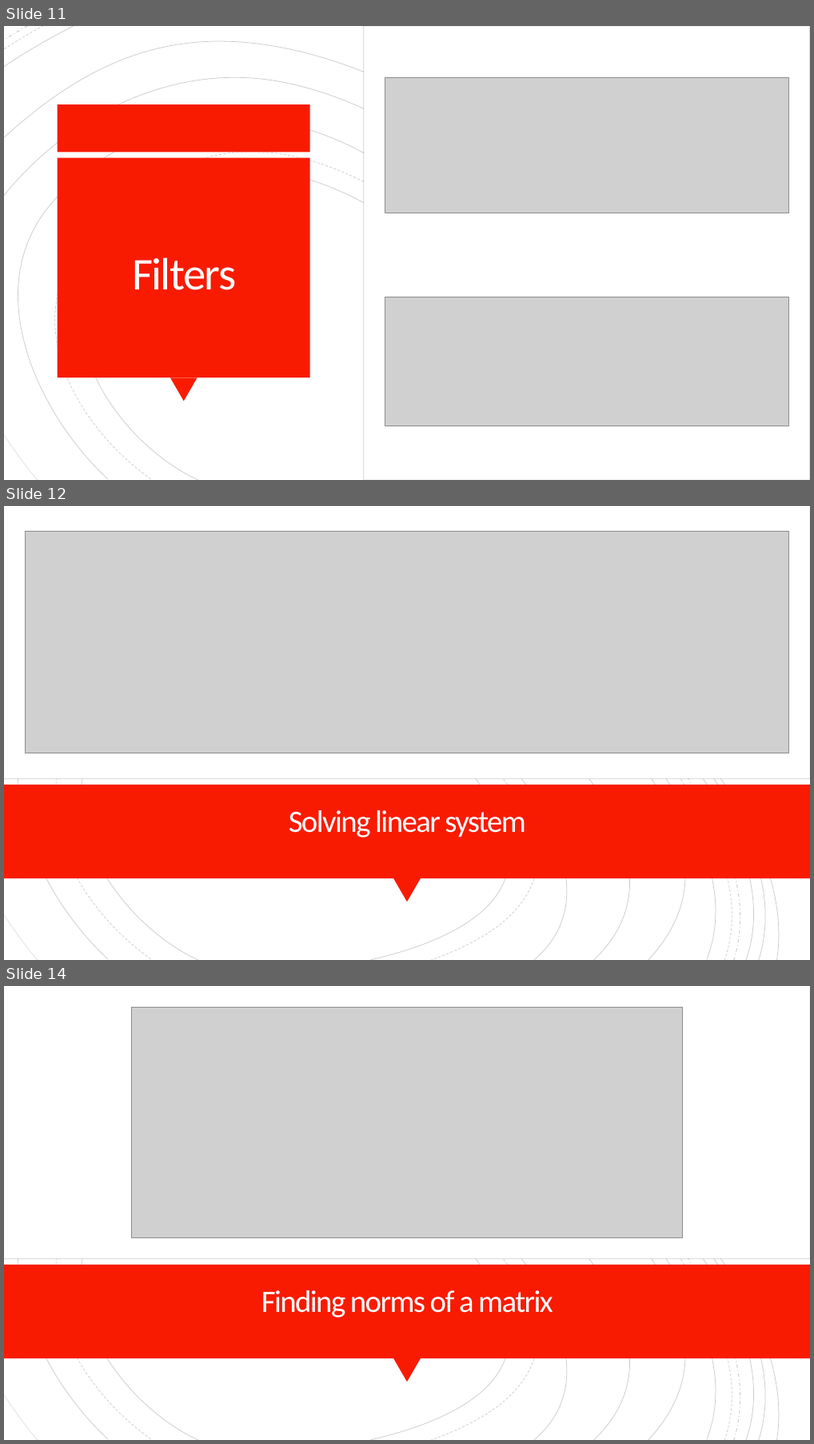
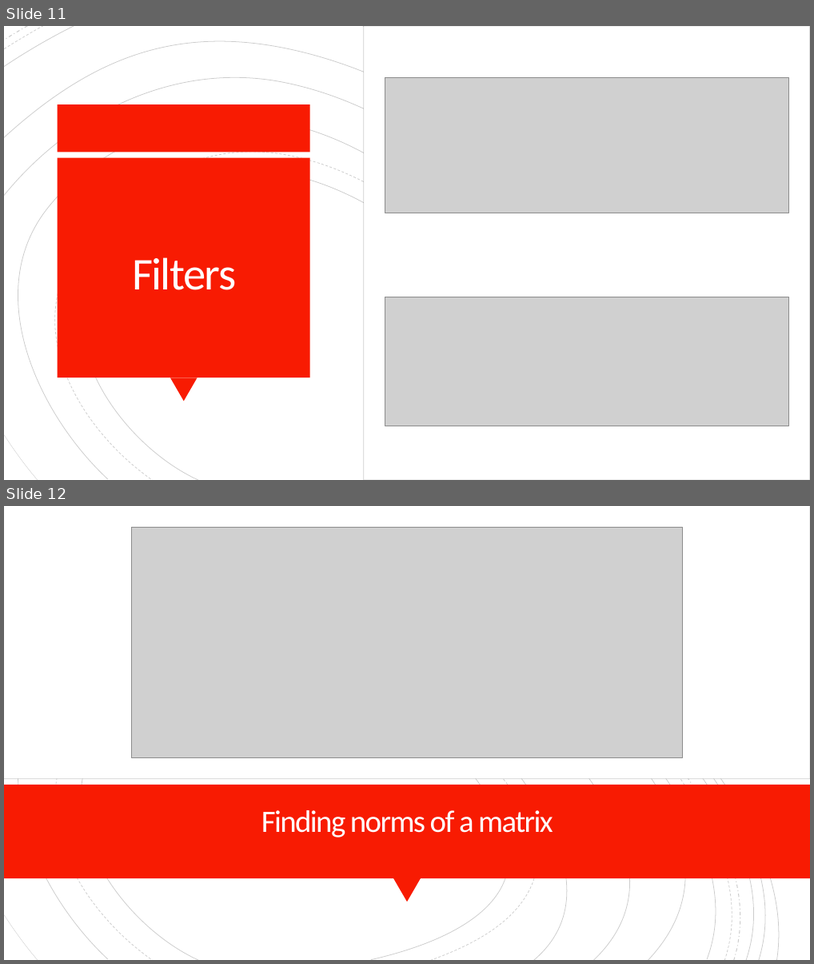
Before and after one commit to YichaoLeoLi/CS550, a slide deck: Winter term/scipy presentation.pptx. Shown one above the other, each under a label of ours: slides 11, 12 and 14 before the commit, slides 11 and 12 after it; the slides between them are not shown. The pictures are 814x1444 and 814x964 pixels, drawn with LibreOffice and Linux fonts; fonts in the diff are those of the drawing; grey boxes stand for pictures. Boxes give left, top, right and bottom in pixels: in the first picture for what was removed or moved away, otherwise in the second. Text is boxed around its words. In the diff, an @@ line names an element or a change of style, - is before the commit and + after.

```diff
--- a/Winter term/scipy presentation.pptx
+++ b/Winter term/scipy presentation.pptx
@@ slide 12 removed at (4, 506, 810, 960), background #FFFFFF; not listed: 14 template elements that a slide beside it also shows @@
@@ rectangle removed at (4, 506, 810, 960) @@
@@ rectangle removed at (4, 506, 810, 778) @@
@@ group removed at (4, 506, 810, 960): 19 freeform shapes @@
@@ group removed at (4, 506, 810, 960): 19 freeform shapes @@
@@ picture removed at (25, 532, 790, 753) @@
@@ rectangle removed at (4, 784, 810, 878) @@
@@ title removed at (289, 810, 526, 837) @@
-Solving linear system
@@ triangle removed at (394, 878, 421, 901) @@
@@ what was slide 14 is now slide 12 @@
```
Also in this commit, not shown: 1 other slide removed, 5 other files.
